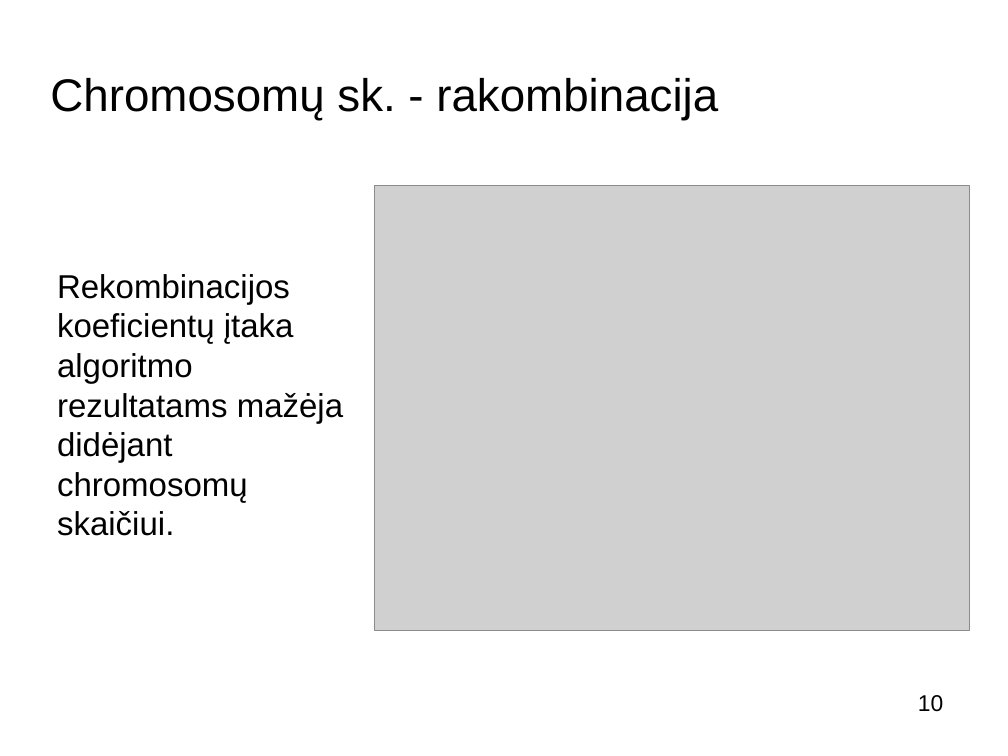
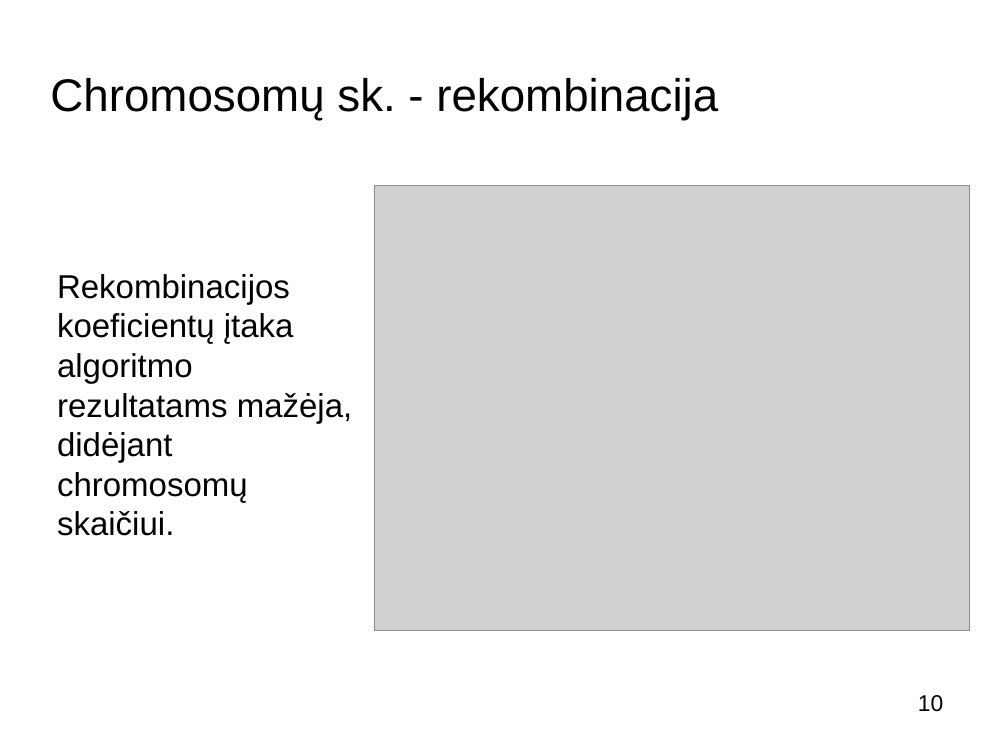
Before and after one commit to buz-zard/_archive, a slide deck: slide 10 of final-thesis/doc/presentation_[K.Š.].odp. Drawn at 1008x756 pixels with LibreOffice and Linux fonts; fonts in the diff are those of the drawing; grey boxes stand for pictures; background and template pictures are left out. Boxes give left, top, right and bottom in pixels: in the first picture for what was removed or moved away, otherwise in the second. Text is boxed around its words. In the diff, an @@ line names an element or a change of style, - is before the commit and + after.

```diff
--- a/final-thesis/doc/presentation_[K.Š.].odp
+++ b/final-thesis/doc/presentation_[K.Š.].odp
@@ title at [50,78,718,121]: text changed @@
-Chromosomų sk. - rakombinacija
+Chromosomų sk. - rekombinacija
@@ text at [57,274,353,536]: text changed @@
-Rekombinacijos koeficientų įtaka algoritmo rezultatams mažėja didėjant chromosomų skaičiui.
+Rekombinacijos koeficientų įtaka algoritmo rezultatams mažėja, didėjant chromosomų skaičiui.
```
Also in this commit, not shown: 7 other slides changed, 1 other file.
